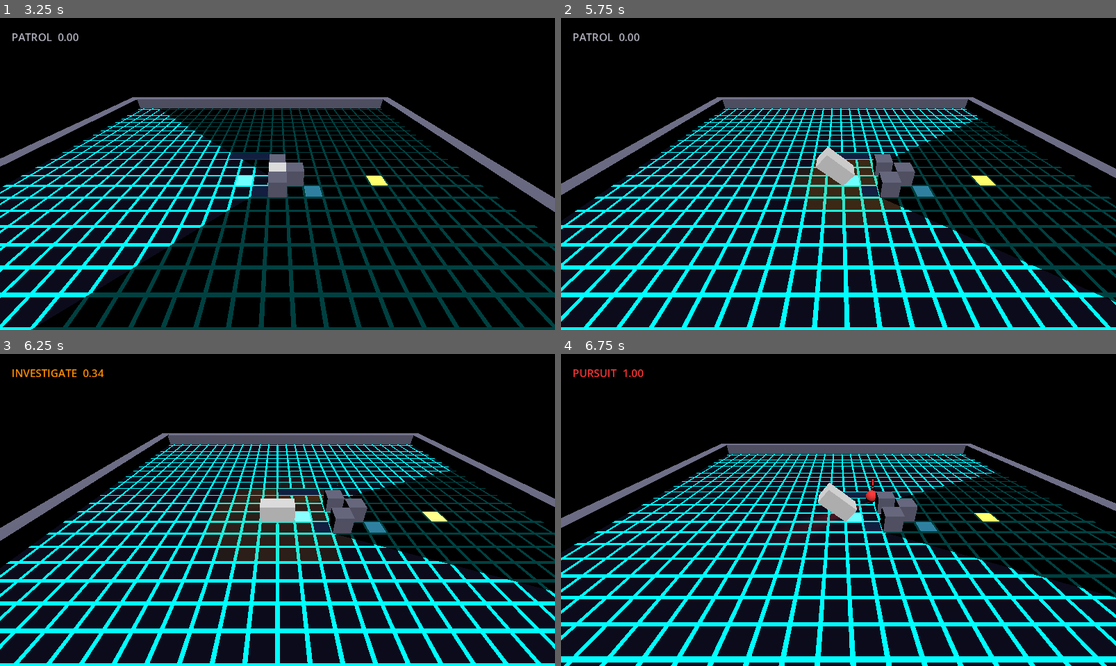
Above: before the commit, frames 1-4 (two rows, left to right).
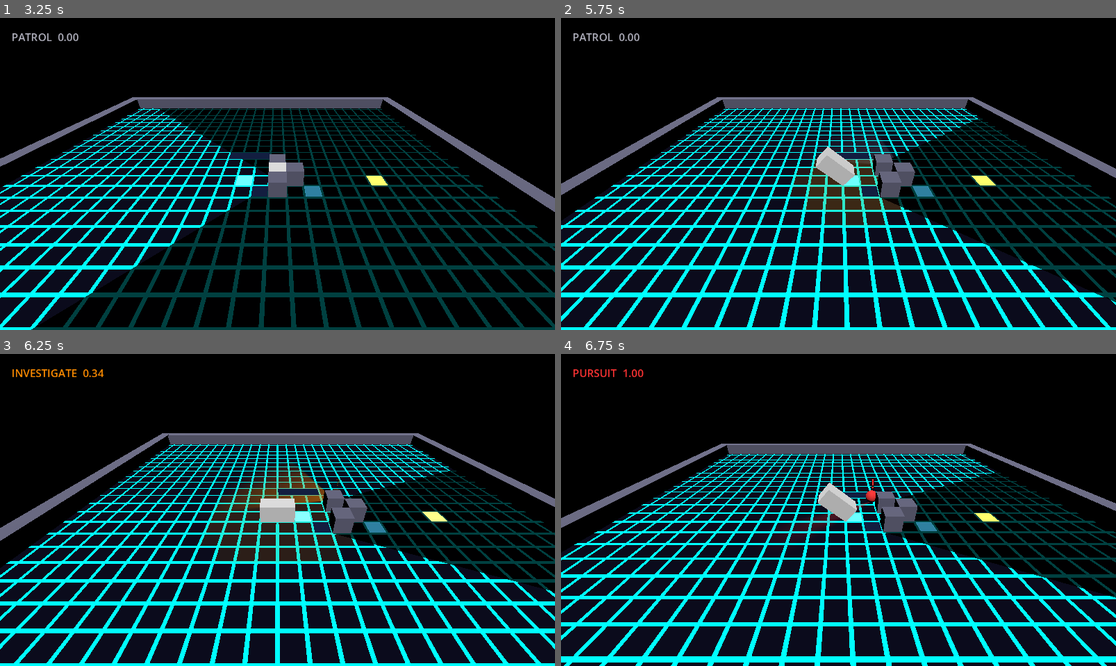
Above: after the commit, the same moments.

Repository: StevenLong/cube
Game: Godot game, scene res://main_menu.tscn
Two runs of this game, one before a commit and one after it. Both use one fixed random seed, a clock stepped at 60 frames per second and the inputs below.
Inputs:
- Up to frame 1 (3.25 s): click "Sandbox" at 0.5 s; tap Enter at 1.25 s; hold Right (move_right) 1.28-2.03 s; hold V (blend) 1.28-2.03 s; hold C (extend_depth_back) 2.03-2.78 s; tap F (camera_tilt_down) at 2.1 s; tap Space (dodge) at 2.75 s; hold Right (move_right) from 2.78 s (still down); tap R (camera_tilt_up) at 2.85 s
- Up to frame 2 (5.75 s): tap Enter at 3.5, 5 s; release Right (move_right) at 3.53 s; hold Q (extend_depth_fwd) 3.53-4.28 s; tap Space (dodge) at 3.6, 4.25 s; hold E (extend) 4.28-5.03 s; hold Left (move_left) from 4.28 s (still down); tap Shift (sprint) at 5.1 s
- Up to frame 3 (6.25 s): release Left (move_left) at 5.78 s; hold C (extend_depth_back) from 5.78 s (still down); hold V (blend) from 5.78 s (still down)
- Up to frame 4 (6.75 s): release C (extend_depth_back) at 6.53 s; release V (blend) at 6.53 s; hold Right (move_right) from 6.53 s (still down); tap F (camera_tilt_down) at 6.6 s

Frame 1 is identical in both runs. In frame 2, less than 0.1% of the frame differs, in the area x 53-60%, y 41-47%; in frame 3, 0.9%, in the area x 44-59%, y 36-49%; in frame 4, less than 0.1%.

Commit message:
Floor cone stays visible when the enemy is occluded
Drop the _visibility_alpha multiplier from cone_alpha in both the ladder and
search-cone branches. The shader still gates the cone on per-pixel LoS, so the
floor cone now reads on visible ground even when the enemy body is hidden behind
a wall (a danger telegraph), without drawing on ground the player can't see.

Diff:
--- a/enemy_sphere.gd
+++ b/enemy_sphere.gd
@@ -489,7 +489,9 @@
 	_ground_material.set_shader_parameter("cone_dir", aim)
 	_ground_material.set_shader_parameter("cone_half_angle_cos", half_cos)
 	_ground_material.set_shader_parameter("cone_color", _color_to_vec3(col))
-	_ground_material.set_shader_parameter("cone_alpha", alpha * _visibility_alpha)
+	# Independent of _visibility_alpha: the floor cone stays readable when the enemy
+	# body is occluded. The shader's per-pixel LoS still hides cone on unseen ground.
+	_ground_material.set_shader_parameter("cone_alpha", alpha)
 
 
 func _update_search_cone(delta: float) -> void:
@@ -513,7 +515,9 @@
 	_ground_material.set_shader_parameter("cone_dir", aim)
 	_ground_material.set_shader_parameter("cone_half_angle_cos", half_cos)
 	_ground_material.set_shader_parameter("cone_color", _color_to_vec3(col))
-	_ground_material.set_shader_parameter("cone_alpha", alpha * _visibility_alpha)
+	# Independent of _visibility_alpha (see _update_cone_uniforms): the search cone
+	# stays visible on seen ground even when the enemy itself is behind a wall.
+	_ground_material.set_shader_parameter("cone_alpha", alpha)
 
 
 func _detection_color(d: float) -> Color:
